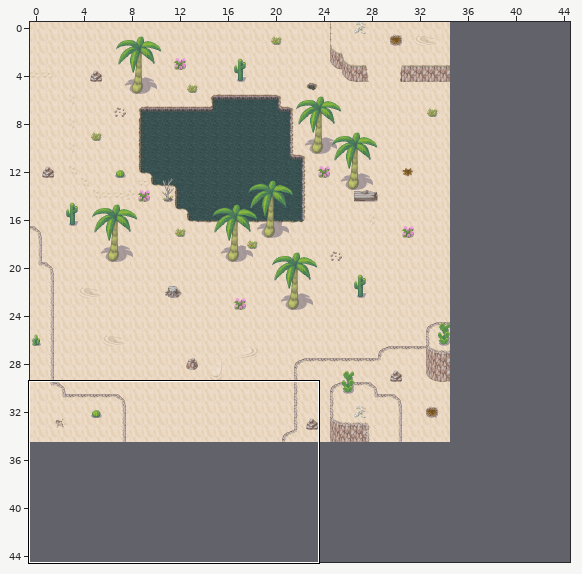
A Tiled map (JSON) gets an edit: assets/maps/desert_1.json. The first picture is a wide view before the edit; the outline marks the close-up.
Close-up. Earlier state:
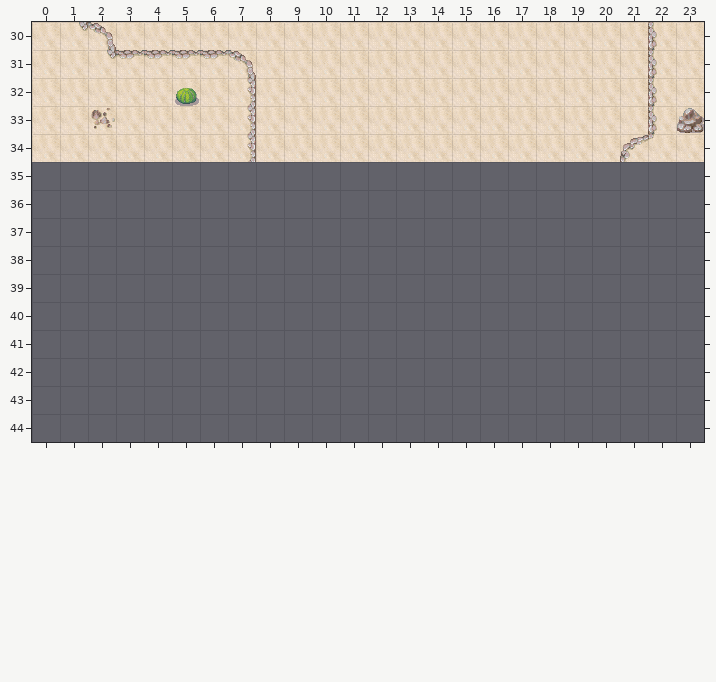
Cells are 32x32 px. Shown: x 0..23, y 30..44. The commit also changed other parts of the map, which this record leaves out. The old version is drawn lined up with the new one.
Once edited:
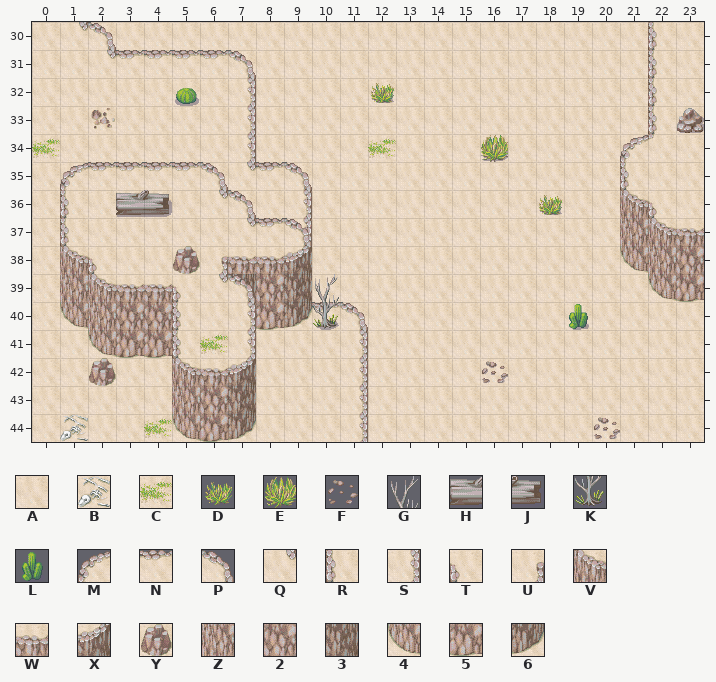
Key: from "006-Desert01": A 1, B 5, C 13, D 16, E 17, F 24, G 25, H 29, J 30, K 33, L 34, M 40, N 41, P 42, Q 44, R 48, S 50, T 51, U 52, V 56, W 57, X 58, Y 60, Z 64, 2 65, 3 66, 4 72, 5 73, 6 74.
_ is an empty cell, . an unchanged one.
Difference:
map size 35x35 -> 45x45 cells
--- layer "background_1"
@@ x 8..23 @@
-35 _____________...
-36 ..___________...
-37 _.___________...
-38 ..___________...
-39 ..____________..
-40 ..______________
-41 ....____________
-42 ....____________
-43 ....____________
-44 ....____________
+35 AAAAAAAAAAAAA...
+36 ..AAAAAAAAAAA...
+37 A.AAAAAAAAAAA...
+38 ..AAAAAAAAAAA...
+39 ..AAAAAAAAAAAA..
+40 ..AAAAAAAAAAAAAA
+41 ....AAAAAAAAAAAA
+42 ....AAAAAAAAAAAA
+43 ....AAAAAAAAAAAA
+44 ....AAAAAAAAAAAA
--- layer "background_2"
@@ x 12..12 @@
-32 _
+32 D
@@ x 12..16 @@
-34 _..._
+34 C...E
@@ x 18..18 @@
-36 _
+36 D
@@ x 16..16 @@
-42 _
+42 F
@@ x 20..20 @@
-44 _
+44 F
--- layer "blocked_1"
@@ x 0..23 @@
-35 __________..........._..
-36 _...._.___...........__.
-37 _._..__.._...........___
-38 _..__................___
-39 __.....___............__
-40 _____._.____......._....
-41 _____...____............
-42 __.__...____............
-43 ____________............
-44 _.__._______............
+35 AAAAAAAQNP...........R..
+36 A....A.AAS...........VT.
+37 A.A..AA..S...........ZVW
+38 A..AA................4Z2
+39 AZ.....323............45
+40 A4Z22.A.56NP.......L....
+41 AA455...AAAS............
+42 AA.AA...AAAS............
+43 AAAAAZ23AAAS............
+44 A.AA.456AAAS............
--- layer "blocked_2"
@@ x 1..23 @@
-35 ______...............__
-36 ____.__..............._
-37 _.__..___..............
-38 __...____..............
-39 .______................
-40 ...._._................
-41 ...._._................
-42 ....___................
+35 MNNNNP...............AA
+36 RAAA.QP...............A
+37 R.AA..QNP..............
+38 VT...UWWX..............
+39 .VWWTQP................
+40 ....R.S................
+41 ....R.S................
+42 ....VWX................
--- layer "blocked_3"
@@ x 0..0 @@
-34 _
+34 C
@@ x 3..4 @@
-36 __
+36 HJ
@@ x 5..5 @@
-38 _
+38 Y
@@ x 2..10 @@
-40 ........_
-41 ...._....
-42 _........
+40 ........K
+41 ....C....
+42 Y........
@@ x 1..4 @@
-44 _.._
+44 B..C
--- layer "foreground"
@@ x 10..10 @@
-39 _
+39 G
Changed places in both close-ups, as pixel boxes (x1, y1, x2, y2):
added: (371, 83, 394, 103)
added: (32, 135, 704, 442)
